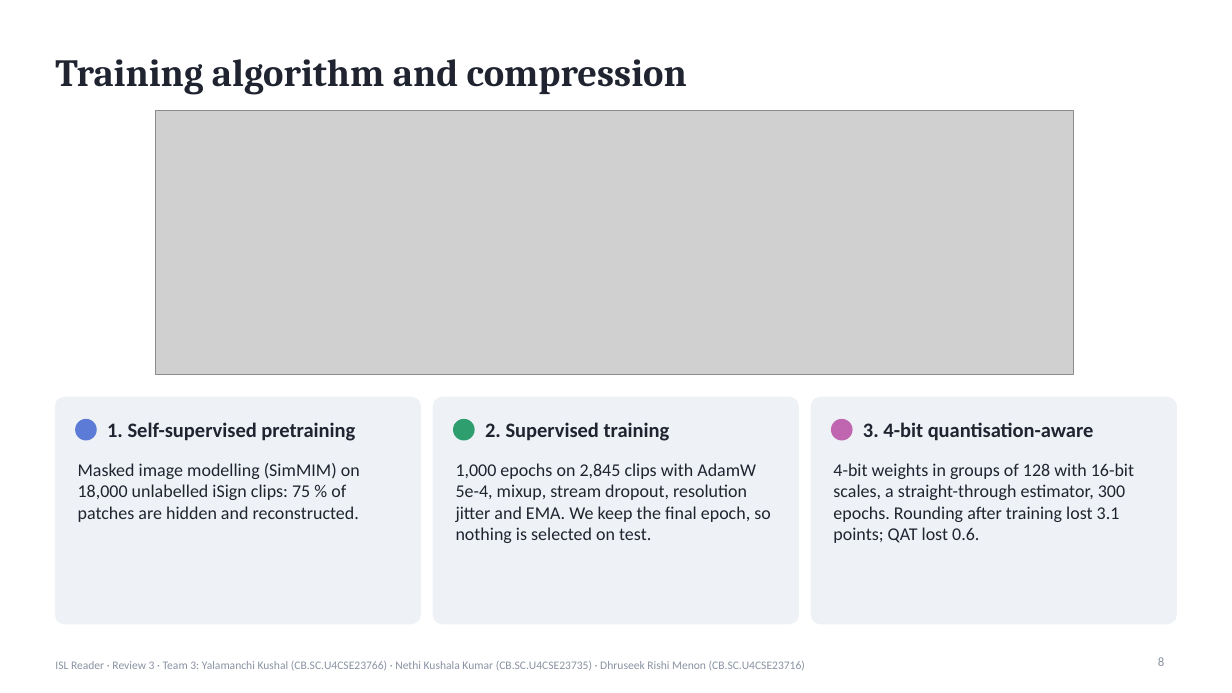
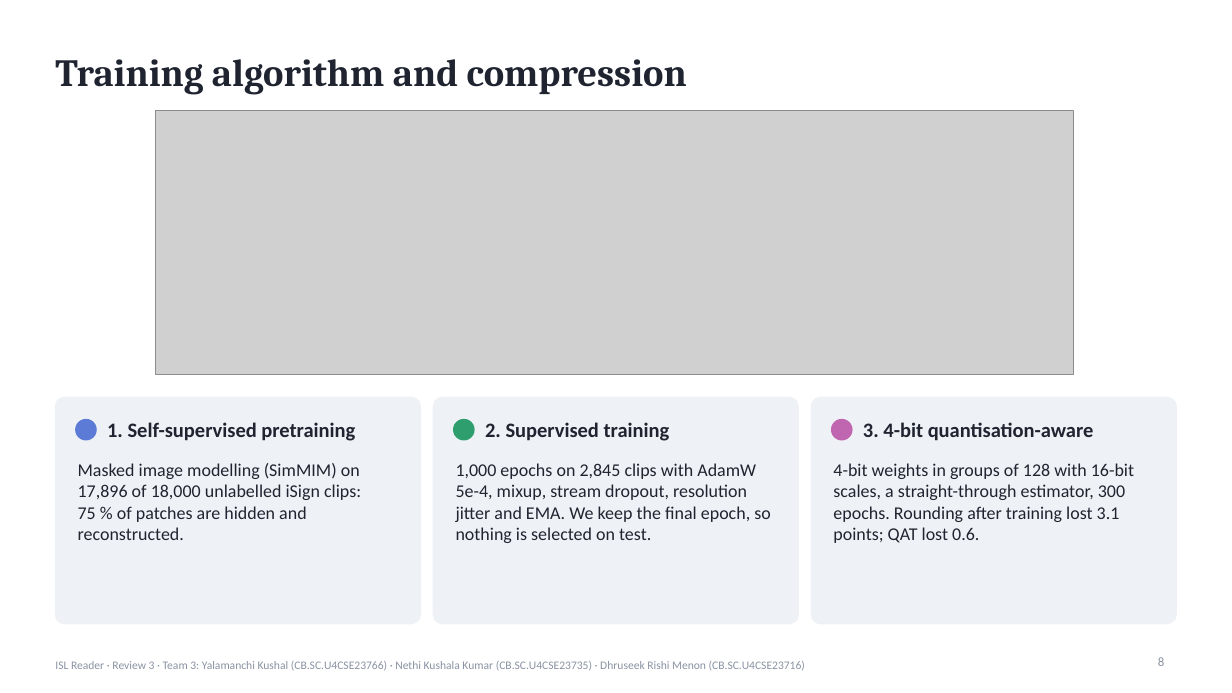
Before and after one commit to not-good-keeper/compact-vit-sign-language, a slide deck: slide 8 of report/review3/ISL_Reader_Review3.pptx. Drawn at 1232x693 pixels with LibreOffice and Linux fonts; fonts in the diff are those of the drawing; grey boxes stand for pictures. Boxes give left, top, right and bottom in pixels: in the first picture for what was removed or moved away, otherwise in the second. Text is boxed around its words. In the diff, an @@ line names an element or a change of style, - is before the commit and + after.

```diff
--- a/report/review3/ISL_Reader_Review3.pptx
+++ b/report/review3/ISL_Reader_Review3.pptx
@@ text at [78,463,361,540]: text changed @@
-Masked image modelling (SimMIM) on 18,000 unlabelled iSign clips: 75 % of patches are hidden and reconstructed.
+Masked image modelling (SimMIM) on 17,896 of 18,000 unlabelled iSign clips: 75 % of patches are hidden and reconstructed.
```
Also in this commit, not shown: 5 other slides changed, 28 other files.
